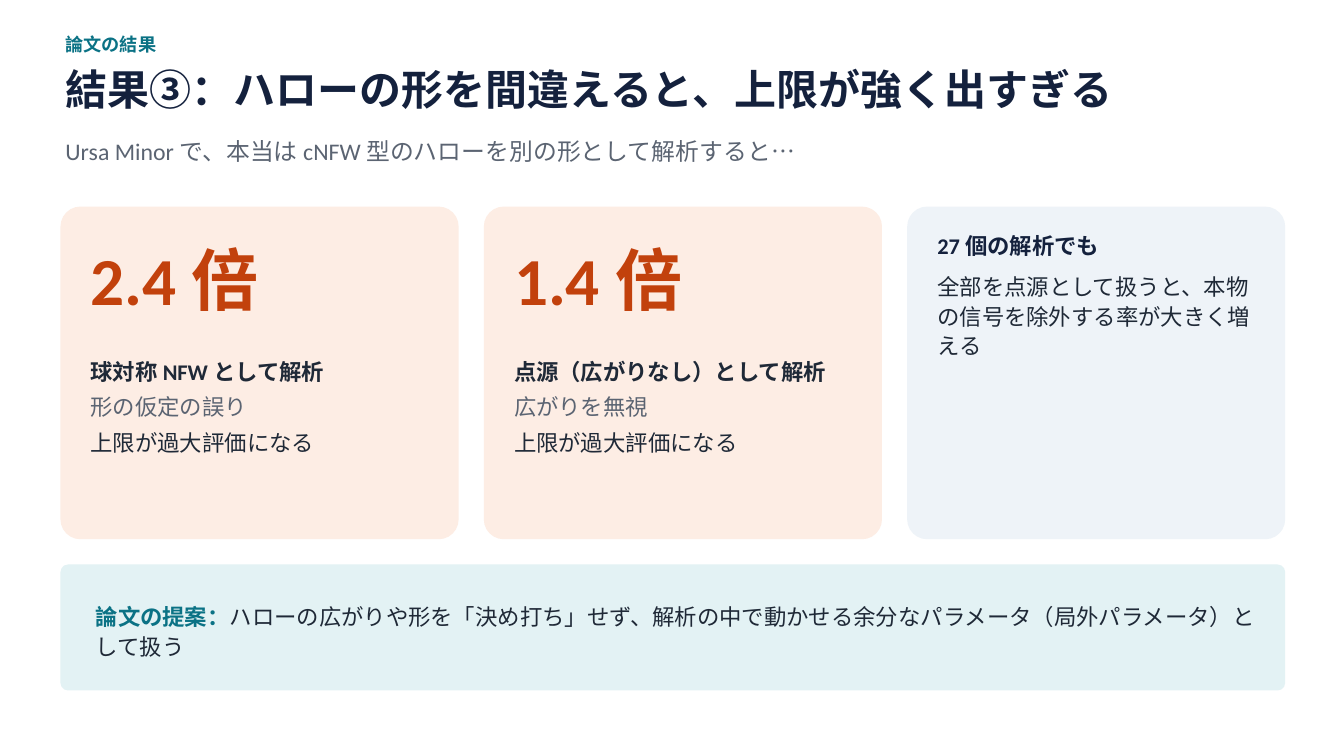
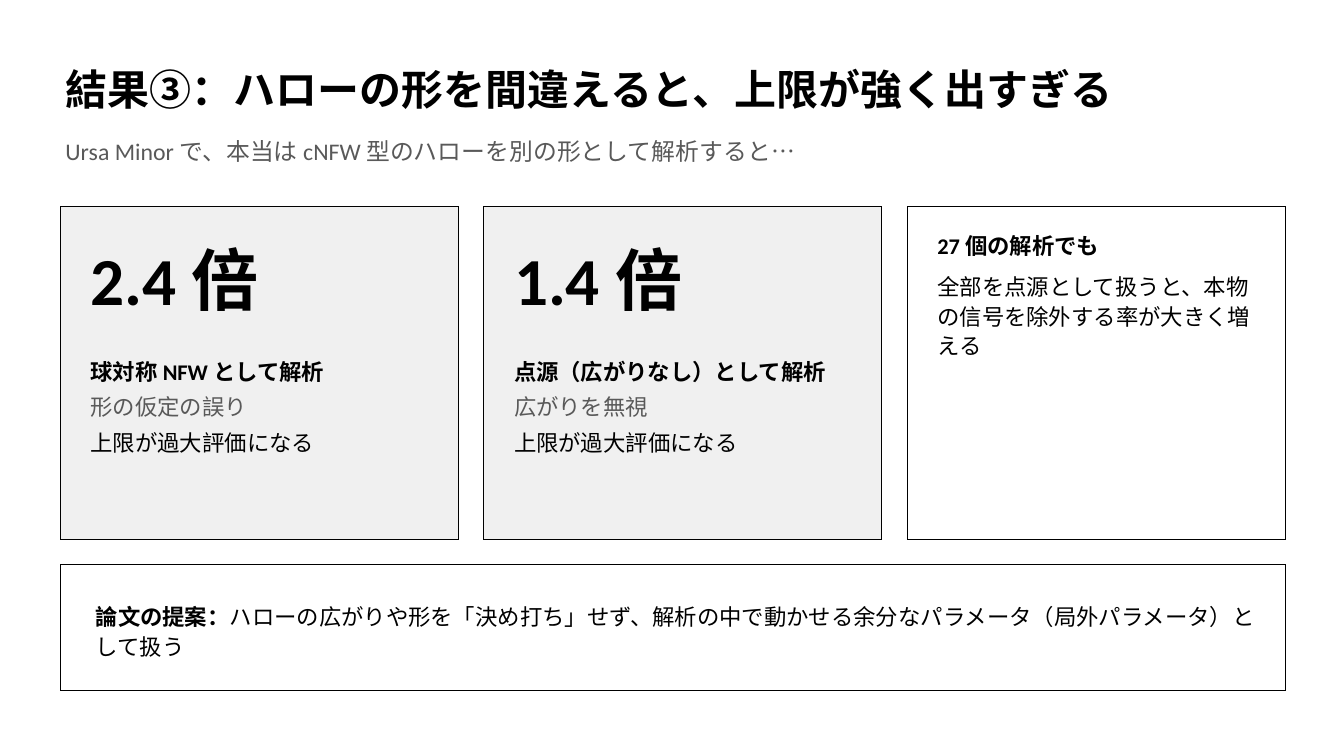
Before and after one commit to Mikann20041029/darkmatter-slides, a slide deck: slide 9 of slides/Toni Bertólez-Martínez, et al. (2026).pptx. Drawn at 1344x756 pixels with LibreOffice and Linux fonts; fonts in the diff are those of the drawing. Boxes give left, top, right and bottom in pixels: in the first picture for what was removed or moved away, otherwise in the second. Text is boxed around its words. In the diff, an @@ line names an element or a change of style, - is before the commit and + after.

```diff
--- a/slides/Toni Bertólez-Martínez, et al. (2026).pptx
+++ b/slides/Toni Bertólez-Martínez, et al. (2026).pptx
@@ text "結果③：ハローの形を間違えると、上限が強く出すぎる" at (65,68,1112,109): text colour #14213D to #000000 @@
@@ text removed at (65,35,156,53) @@
-論文の結果
@@ text "Ursa Minor で、本当は cNFW 型のハローを別の形として解析すると…" at (65,140,795,162): text colour #5B6472 to #595959 @@
@@ rounded rectangle removed at (60,207,459,539) @@
@@ rectangle added at (60,207,459,539), fill #F0F0F0, outline #000000 0.75 pt @@
@@ rounded rectangle removed at (484,207,882,539) @@
@@ rectangle added at (484,207,882,539), fill #F0F0F0, outline #000000 0.75 pt @@
@@ rounded rectangle removed at (907,207,1286,539) @@
@@ rectangle added at (907,207,1286,539), fill #FFFFFF, outline #000000 0.75 pt @@
@@ text "2.4 倍" at (91,247,259,311): text colour #C2410C to #000000 @@
@@ text "1.4 倍" at (514,247,682,311): text colour #C2410C to #000000 @@
@@ text "27 個の解析でも" at (937,235,1250,355): text colour #14213D to #000000 in "27 個の解析でも"; text colour #1F2937 to #000000 in "全部を点源として扱うと、本物の信号を除外する率が大きく増える" @@
@@ text "球対称 NFW として解析" at (91,361,324,453): text colour #1F2937 to #000000 in "球対称 NFW として解析", "上限が過大評価になる"; text colour #5B6472 to #595959 in "形の仮定の誤り" @@
@@ text "点源（広がりなし）として解析" at (514,361,826,453): text colour #1F2937 to #000000 in "点源（広がりなし）として解析", "上限が過大評価になる"; text colour #5B6472 to #595959 in "広がりを無視" @@
@@ rounded rectangle removed at (60,565,1286,691) @@
@@ rectangle added at (60,565,1286,691), fill #FFFFFF, outline #000000 0.75 pt @@
@@ text "論文の提案：ハローの広がりや形を「決め打ち」せず、解析の中で動かせる余分なパラメータ（局外パラメータ）として扱う" at (96,606,1255,657): text colour #0B7285 to #000000, text colour #1F2937 to #000000 in "論文の提案：ハローの広がりや形を「決め打ち」せず、解析の中で動かせる余分なパラメータ（局外パラメータ）として扱う" @@
```
Also in this commit, not shown: 10 other slides changed, 2 other files.
